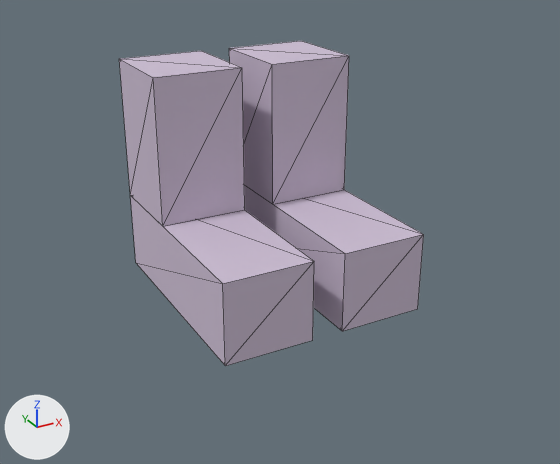
The glTF model game/assets/objets/bottes_reparees.glb, before and after one commit.
Both versions are drawn from a 50 mm lens placed at (-0.421, -0.796, 0.329), pointed at (0.001, -0.028, -0.055). Every picture has the same lights, and +X, +Y and +Z are marked at lower left. The older version comes first. Mesh edges are drawn as thin lines. Vertices at exactly the same position are counted once.

The first picture shows 'caoutchouc'.
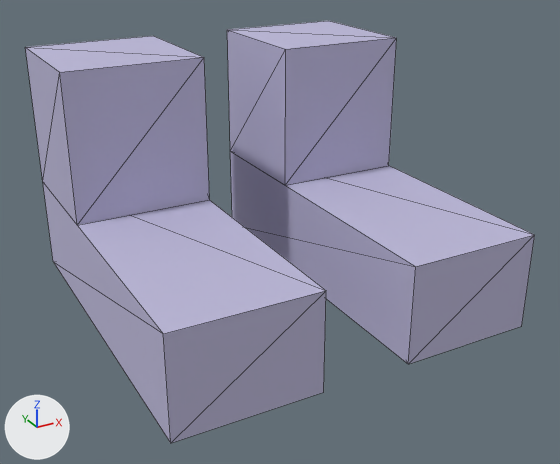
Changed parts and their boxes (x1, y1, x2, y2) in the pictures (560 x 464 px):
'caoutchouc', reshaped, moved (67% wider, 30% taller): before (119, 41, 424, 366); after (25, 21, 535, 443)

What changed in the scene script:
```text
Change me_caoutchouc:
    used by ob_caoutchouc; location = (0.0, 0.0, -0.14)
    remove me_caoutchouc.from_pydata(...)  # 28 vertices, 48 faces; spans x -0.13..0.13, y -0.145..0.145, z 0.0..0.28
    add me_caoutchouc.from_pydata(...)  # 28 vertices, 48 faces; spans x -0.225..0.225, y -0.225..0.225, z 0.0..0.3
    me_caoutchouc part 1
    me_caoutchouc.vertices[0].co: (-0.13, 0.145, 0.0) -> (-0.225, 0.225, 0.0)  # pixel (135, 262) -> pixel (53, 261)
    me_caoutchouc.vertices[1].co: (-0.13, -0.145, 0.0) -> (-0.225, -0.225, 0.0)  # pixel (225, 365) -> pixel (170, 443)
    me_caoutchouc.vertices[2].co: (-0.13, 0.145, 0.1) -> (-0.225, 0.225, 0.12)  # pixel (130, 195) -> pixel (42, 181)
    me_caoutchouc.vertices[3].co: (-0.13, -0.145, 0.1) -> (-0.225, -0.225, 0.12)  # pixel (222, 283) -> pixel (163, 333)
    me_caoutchouc.vertices[4].co: (-0.02, 0.145, 0.0) -> (-0.055, 0.225, 0.0)
    me_caoutchouc.vertices[5].co: (-0.02, -0.145, 0.0) -> (-0.055, -0.225, 0.0)  # pixel (312, 340) -> pixel (323, 392)
    me_caoutchouc.vertices[6].co: (-0.02, 0.145, 0.1) -> (-0.055, 0.225, 0.12)
    me_caoutchouc.vertices[7].co: (-0.02, -0.145, 0.1) -> (-0.055, -0.225, 0.12)  # pixel (314, 261) -> pixel (326, 290)
    me_caoutchouc.vertices[8].co: (-0.13, 0.025, 0.1) -> (-0.225, 0.055, 0.12)  # pixel (162, 226) -> pixel (77, 225)
    me_caoutchouc.vertices[9].co: (-0.13, 0.145, 0.28) -> (-0.225, 0.225, 0.3)  # pixel (119, 58) -> pixel (25, 47)
    me_caoutchouc.vertices[10].co: (-0.13, 0.025, 0.28) -> (-0.225, 0.055, 0.3)  # pixel (153, 77) -> pixel (59, 72)
    me_caoutchouc.vertices[11].co: (-0.02, 0.025, 0.1) -> (-0.055, 0.055, 0.12)  # pixel (244, 209) -> pixel (209, 199)
    me_caoutchouc.vertices[12].co: (-0.02, 0.145, 0.28) -> (-0.055, 0.225, 0.3)  # pixel (201, 50) -> pixel (153, 35)
    me_caoutchouc.vertices[13].co: (-0.02, 0.025, 0.28) -> (-0.055, 0.055, 0.3)  # pixel (242, 67) -> pixel (204, 57)
    me_caoutchouc.vertices[14].co: (0.02, 0.145, 0.0) -> (0.055, 0.225, 0.0)
    me_caoutchouc.vertices[15].co: (0.02, -0.145, 0.0) -> (0.055, -0.225, 0.0)  # pixel (342, 331) -> pixel (408, 364)
    me_caoutchouc.vertices[16].co: (0.02, 0.145, 0.1) -> (0.055, 0.225, 0.12)  # not seen -> pixel (230, 151)
    me_caoutchouc.vertices[17].co: (0.02, -0.145, 0.1) -> (0.055, -0.225, 0.12)  # pixel (345, 253) -> pixel (415, 266)
    me_caoutchouc.vertices[18].co: (0.13, 0.145, 0.0) -> (0.225, 0.225, 0.0)
    me_caoutchouc.vertices[19].co: (0.13, -0.145, 0.0) -> (0.225, -0.225, 0.0)  # pixel (417, 308) -> pixel (521, 326)
    me_caoutchouc.vertices[20].co: (0.13, 0.145, 0.1) -> (0.225, 0.225, 0.12)
    me_caoutchouc.vertices[21].co: (0.13, -0.145, 0.1) -> (0.225, -0.225, 0.12)  # pixel (423, 234) -> pixel (534, 234)
    me_caoutchouc.vertices[22].co: (0.02, 0.025, 0.1) -> (0.055, 0.055, 0.12)  # pixel (272, 204) -> pixel (285, 185)
    me_caoutchouc.vertices[23].co: (0.02, 0.145, 0.28) -> (0.055, 0.225, 0.3)  # pixel (229, 48) -> pixel (227, 29)
    me_caoutchouc.vertices[24].co: (0.02, 0.025, 0.28) -> (0.055, 0.055, 0.3)  # pixel (272, 64) -> pixel (285, 49)
    me_caoutchouc.vertices[25].co: (0.13, 0.025, 0.1) -> (0.225, 0.055, 0.12)  # pixel (344, 189) -> pixel (388, 165)
    me_caoutchouc.vertices[26].co: (0.13, 0.145, 0.28) -> (0.225, 0.225, 0.3)  # pixel (301, 40) -> pixel (328, 20)
    me_caoutchouc.vertices[27].co: (0.13, 0.025, 0.28) -> (0.225, 0.055, 0.3)  # pixel (349, 55) -> pixel (396, 37)
Change ob_caoutchouc:
    ob_caoutchouc.location: (0.0, 0.0, -0.14) -> (0.0, 0.0, -0.15)
```
